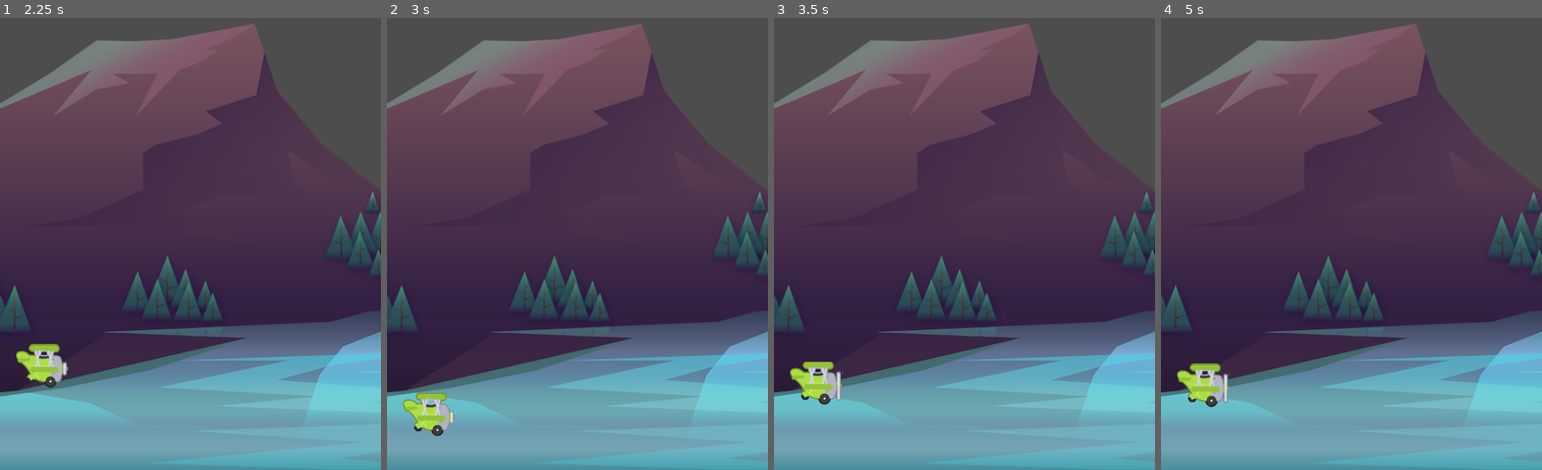
Above: before the commit, frames 1-4 (left to right).
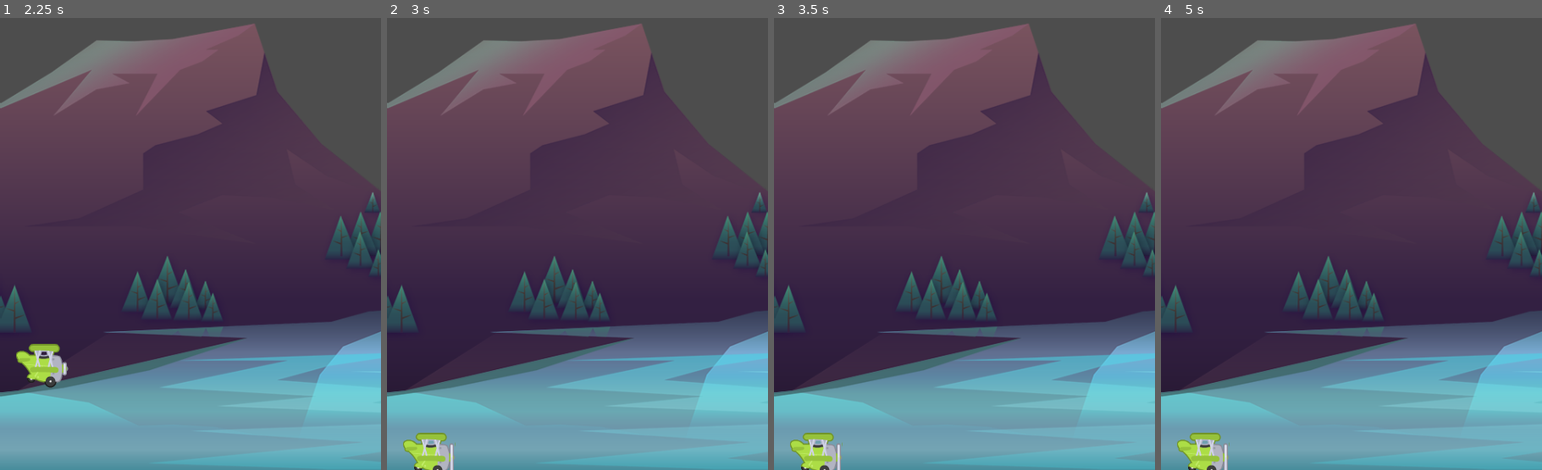
Above: after the commit, the same moments.

Repository: Danielle-Luz/Plane-game
Game: Godot game, scene res://scenes/game/game.tscn
Two runs of this game, one before a commit and one after it. Both use one fixed random seed, a clock stepped at 60 frames per second and the inputs below. The project has no main scene, so this scene is started directly.
Inputs:
- Up to frame 1 (2.25 s): hold Up (ui_up) 0.53-2.03 s
- Up to frame 2 (3 s): tap Enter at 2.75 s; hold Up (ui_up) from 2.78 s (still down)
- Up to frame 3 (3.5 s): keep holding Up (ui_up)
- Up to frame 4 (5 s): release Up (ui_up) at 4.28 s; tap Up (ui_up) at 4.52 s

Frame 1 is identical in both runs. In frame 2, 1.7% of the frame differs, in the area x 4-18%, y 82-100%; in frame 3, 1.8%; in frame 4, 1.8%, in the area x 4-18%, y 76-100%.

Commit message:
feat: add die action when floor or ceiling is hit

Diff:
--- a/scenes/plane/plane.gd
+++ b/scenes/plane/plane.gd
@@ -1,9 +1,14 @@
 extends CharacterBody2D
+
+@onready var animated_sprite_2d: AnimatedSprite2D = $AnimatedSprite2D
 
 const _SPEED = 500
 const _FLY_SPEED = -300
 
 func _physics_process(delta: float) -> void:
+	if(self.is_on_ceiling() || self.is_on_floor()):
+		self.die()
+
 	self.velocity.y += self._SPEED * delta
 
 	self.fly()
@@ -13,3 +18,7 @@
 func fly() -> void:
 	if(Input.is_action_just_pressed("ui_up")):
 		self.velocity.y = self._FLY_SPEED
+
+func die() -> void:
+	self.set_physics_process(false)
+	animated_sprite_2d.stop()
